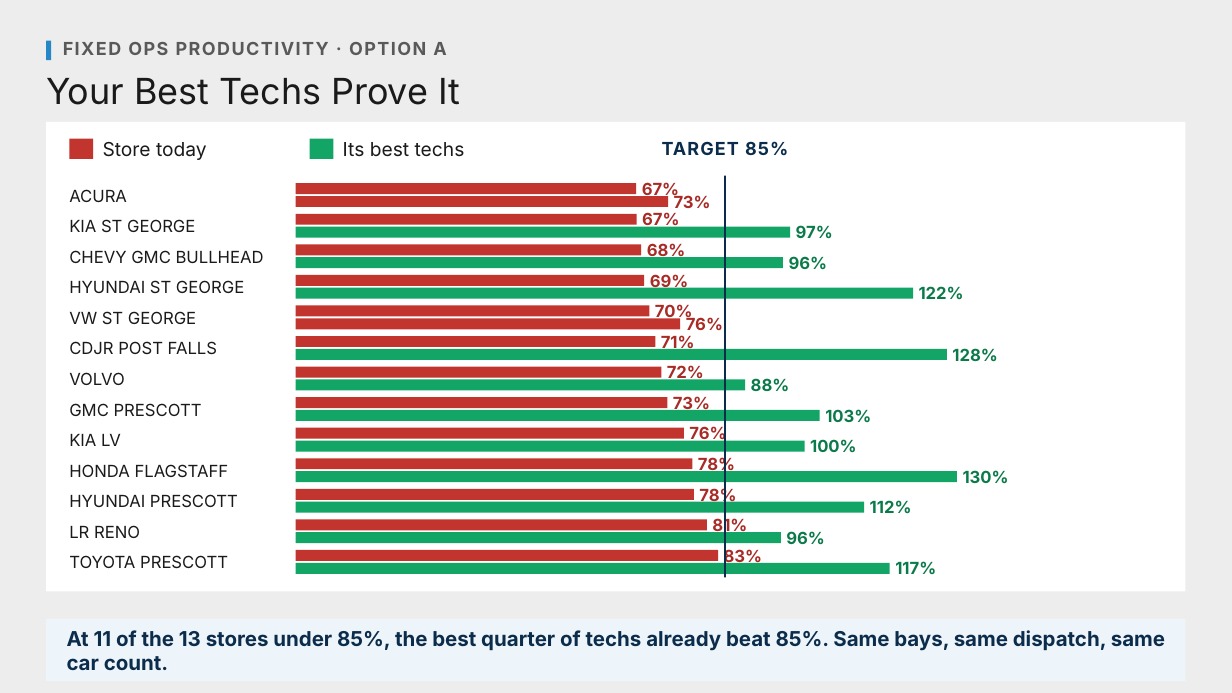
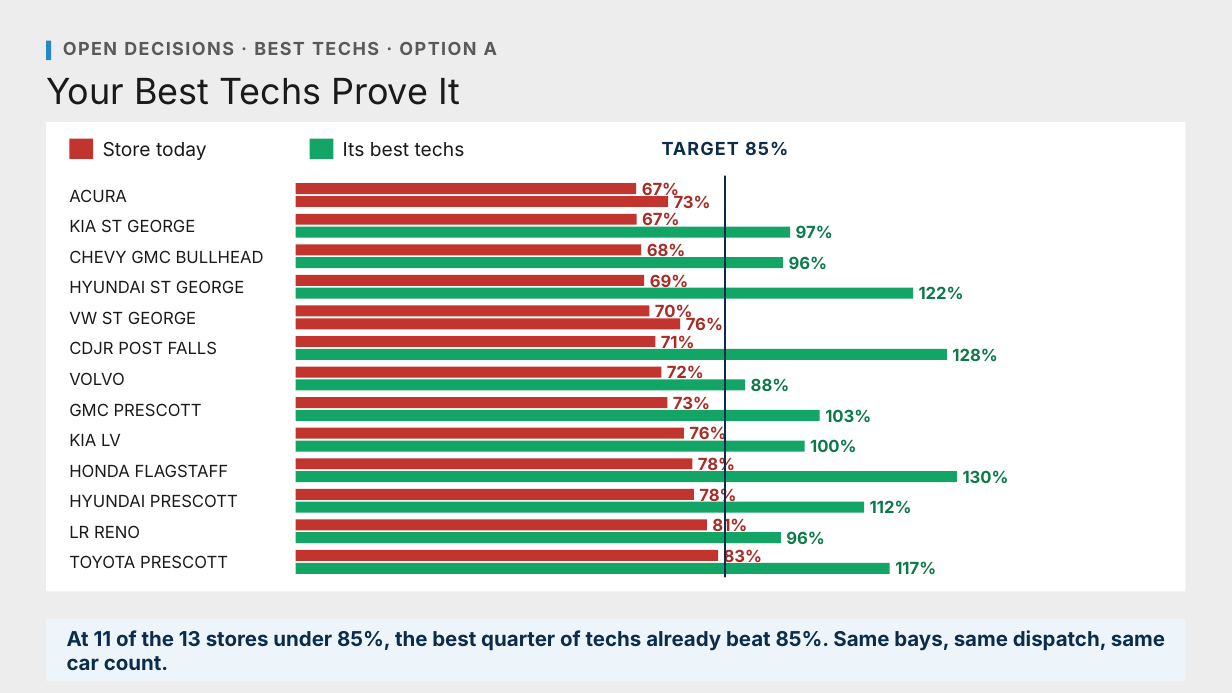
Before and after one commit to Ndresner/Noah, a slide deck: slide 162 of day2-deck/decks/Fixed Ops - Day 2 Example Test Deck.pptx. Drawn at 1232x693 pixels with LibreOffice and Linux fonts; fonts in the diff are those of the drawing. Boxes give left, top, right and bottom in pixels: in the first picture for what was removed or moved away, otherwise in the second. Text is boxed around its words. In the diff, an @@ line names an element or a change of style, - is before the commit and + after.

```diff
--- a/day2-deck/decks/Fixed Ops - Day 2 Example Test Deck.pptx
+++ b/day2-deck/decks/Fixed Ops - Day 2 Example Test Deck.pptx
@@ text at <box>63,42,497,55</box>: text changed @@
-FIXED OPS PRODUCTIVITY · OPTION A
+OPEN DECISIONS · BEST TECHS · OPTION A
```
Also in this commit, not shown: 8 other slides changed, 4 other files.
